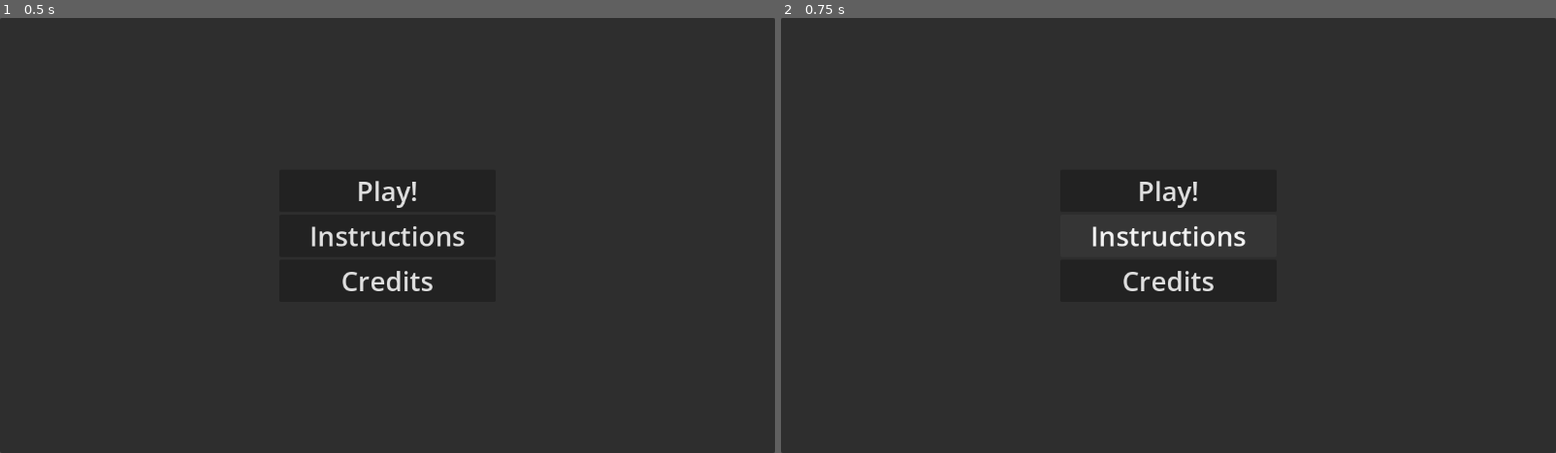
Above: before the commit, frames 1-2 (left to right).
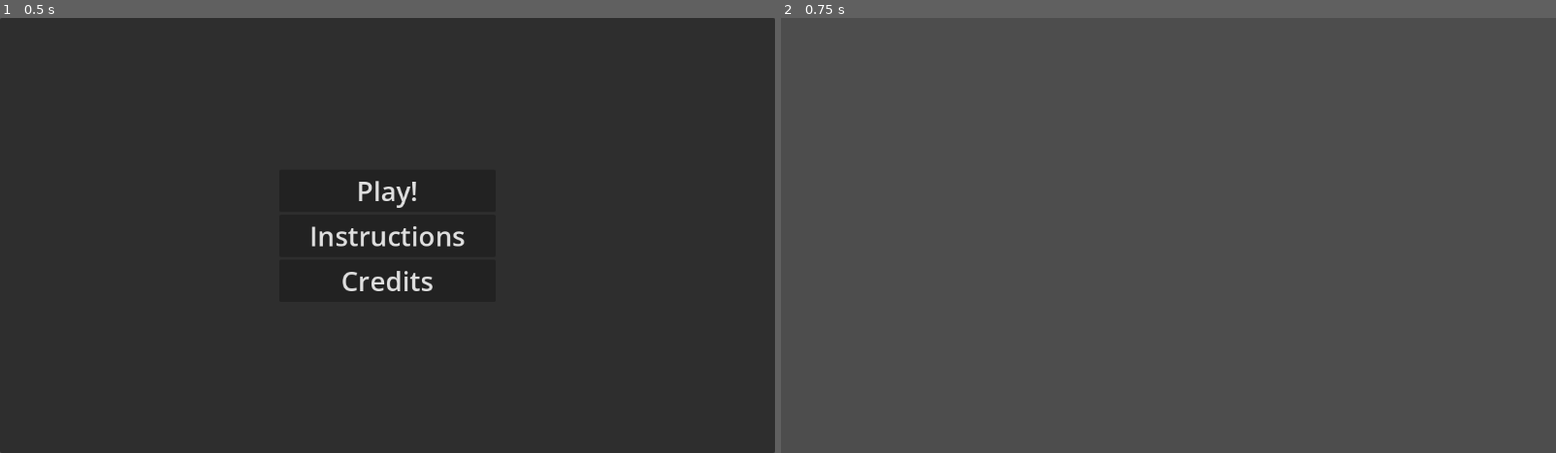
Above: after the commit, the same moments.

Repository: arislam-cs28/mamas-sustaineria
Game: Godot game, scene res://Scenes/Main/main_menu.tscn
Two runs of this game, one before a commit and one after it. Both use one fixed random seed, a clock stepped at 60 frames per second and the inputs below.
Inputs:
- Up to frame 1 (0.5 s): no input
- Up to frame 2 (0.75 s): click "Instructions" at 0.5 s

Frame 1 is identical in both runs. In frame 2, 98% of the frame differs, in the area x 0-100%, y 0-100%.
Error before the commit: Invalid call. Nonexistent function 'change_scene' in base 'SceneTree'. (res://Scripts/main_menu.gd:23)

Commit message:
hiu button works

Diff:
--- a/Scenes/Main/Credits.tscn
+++ b/Scenes/Main/Credits.tscn
@@ -5,3 +5,27 @@
 [node name="Panel" type="Panel" parent="." unique_id=1875139365]
 offset_right = 1152.0
 offset_bottom = 648.0
+
+[node name="Label" type="Label" parent="." unique_id=586009581]
+anchors_preset = 5
+anchor_left = 0.5
+anchor_right = 0.5
+offset_left = 410.0
+offset_top = 2.0
+offset_right = 727.0
+offset_bottom = 112.0
+grow_horizontal = 2
+theme_override_font_sizes/font_size = 80
+text = "Credits: "
+
+[node name="TextEdit" type="TextEdit" parent="." unique_id=1284340961]
+offset_left = 220.0
+offset_top = 149.0
+offset_right = 847.0
+offset_bottom = 380.0
+theme_override_font_sizes/font_size = 25
+text = "Poe 4
+Instructor Mr. Hanas
+Art by Maggie Chen and Amy Wang
+Coded by Mallory Brennan and Arisha Islam
+Music by Maggie Chen"
--- a/Scripts/main_menu.gd
+++ b/Scripts/main_menu.gd
@@ -12,12 +12,12 @@
 
 
 func _on_start_button_pressed() -> void:
-	get_tree().change_scene("res://Scenes/Intro/intro_video.tscn")
+	get_tree().change_scene_to_file("res://Scenes/Intro/intro_video.tscn")
 
 
 func _on_credits_pressed() -> void:
-	get_tree().change_scene("res://Scenes/Main/Credits.tscn")
+	get_tree().change_scene_to_file("res://Scenes/Main/Credits.tscn")
 
 
 func _on_manual_pressed() -> void:
-	get_tree().change_scene("res://Scenes/Main/Instructions.tscn")
+	get_tree().change_scene_to_file("res://Scenes/Main/Instructions.tscn")
